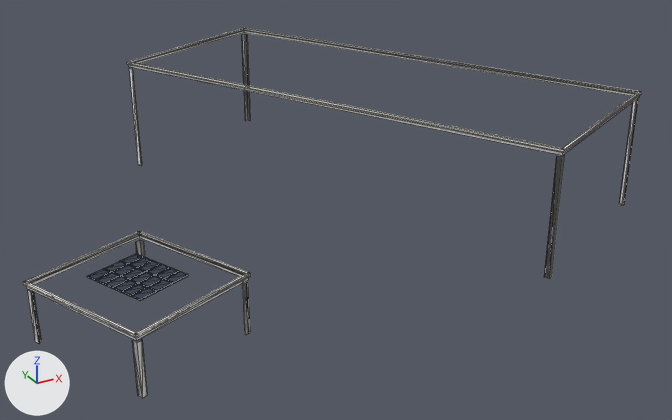
The glTF model public/tiles/trajouce/d_0_5.glb: old version first, new version second.
One viewpoint serves both versions: a 50 mm camera at (-20370.6, 4118.9, 188.3) aimed at (-20324.1, 4203.5, 146.0). Lighting does not change. The marker at lower left points along +X, +Y and +Z. The picture after the commit comes second. Mesh edges are drawn as thin lines. Where no turn or scale is listed for an object, it has been applied to the vertices. Vertices at exactly the same position are counted once.

Objects in the first picture: 'detail'.
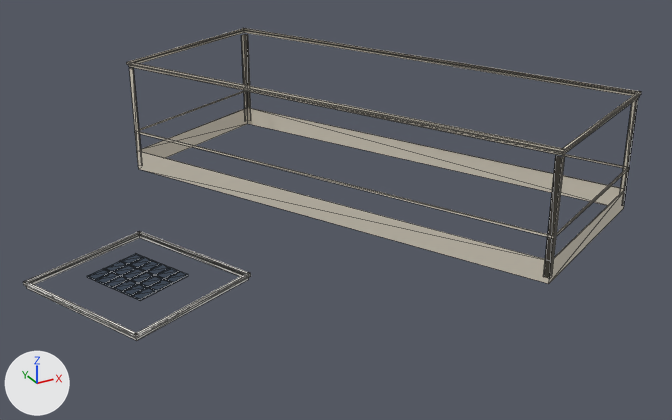
Where the newer file only moved an object's origin or applied its transform, the numbers keep the older frame.

The change, as a diff of the scene's bpy script:
```diff
--- a/public/tiles/trajouce/d_0_5.glb.py
+++ b/public/tiles/trajouce/d_0_5.glb.py
@@ me_detail @@
 # used by ob_detail; location = (-20327.27, 4208.43, 152.66)
 # verts and faces of me_detail; kept vertices keep their numbers, new ones are numbered from 330
 # before: 15 (7.1, 29.3, -6.7) at pixel (245, 120), 16 (7.1, 29.3, 5.9) at pixel (241, 34), 18 (7.2, 29.3, -6.7) at pixel (245, 120), 19 (7.2, 29.3, 5.9) at pixel (242, 34), 21 (-11.5, 19.9, -6.7) at pixel (141, 163)
 # before: 22 (-11.5, 19.9, 5.9) at pixel (132, 67), 24 (-11.5, 19.8, -6.7) at pixel (141, 163), 25 (-11.5, 19.8, 5.9) at pixel (132, 67), 43 (-11.7, 19.1, -6.7) at pixel (141, 165), 44 (-11.7, 19.1, 5.9) at pixel (132, 69)
 # before: 45 (-11.6, 19.2, -6.7) at pixel (141, 165), 46 (-11.6, 19.2, 5.9) at pixel (132, 68), 90 (7.9, 29.1, -6.7) at pixel (250, 120), 91 (7.9, 29.1, 5.9) at pixel (247, 34), 92 (7.8, 29.1, -6.7) at pixel (250, 120)
 # before: 93 (7.8, 29.1, 5.9) at pixel (246, 34)
 # before: 48 (13.0, -29.0, -6.7) at pixel (544, 277), 49 (13.0, -29.0, 5.9) at pixel (556, 155), 51 (13.1, -28.9, -6.7) at pixel (544, 276), 52 (13.1, -28.9, 5.9) at pixel (556, 155), 62 (13.7, -29.2, -6.7) at pixel (551, 276)
 # before: 63 (13.7, -29.2, 5.9) at pixel (564, 155), 64 (13.7, -29.1, -6.7) at pixel (550, 276), 65 (13.7, -29.1, 5.9) at pixel (563, 155), 67 (32.4, -19.7, -6.7) at pixel (622, 205), 68 (32.4, -19.7, 5.9) at pixel (636, 99)
 # before: 70 (32.3, -19.6, -6.7) at pixel (621, 205), 71 (32.3, -19.6, 5.9) at pixel (636, 99), 86 (32.6, -19.0, -6.7) at pixel (619, 203), 87 (32.6, -19.0, 5.9), 88 (32.5, -19.0, -6.7) at pixel (619, 203)
 # before: 89 (32.5, -19.0, 5.9)
-me_detail.from_pydata(...)  # 330 vertices, 324 faces; spans x -33.1..33.1, y -29.8..29.8, z -6.7..6.7
+me_detail.from_pydata(...)  # 322 vertices, 324 faces; spans x -33.1..33.1, y -29.8..29.8, z -7.3..6.7
+# me_detail part 1: a new loose piece of 18 vertices spanning x -11.9..32.8, y -29.4..29.6, z -7.3..-4.8, in mat_detail
+# me_detail part 2: a new loose piece of 18 vertices spanning x -12.0..32.9, y -29.5..29.6, z -2.4..-2.1, in mat_detail
+# me_detail part 3: 6 loose pieces with 44 vertices, spanning x -32.8..-16.2, y -29.6..-12.4, z -6.6..-1.7, are deleted
+# me_detail part 4
+for i in [15, 16, 43, 44]: verts[i] += (0.0, 0.0, 0.0)
+for i in [21, 22, 24, 25]: verts[i] += (0.1, 0.0, 0.0)
+for i in [45, 46, *range(90, 94)]: verts[i] += (0.0, -0.1, 0.0)
+verts[18] = (7.1, 29.2, -6.7)  # moved, pixel (245, 121)
+verts[19] = (7.1, 29.2, 5.9)  # moved, pixel (241, 35)
+# me_detail part 5
+for i in [48, 49, 86, 87]: verts[i] += (0.0, 0.1, 0.0)
+for i in [51, 52, 88, 89]: verts[i] += (0.0, 0.0, 0.0)
+for i in [*range(62, 66)]: verts[i] += (0.1, 0.0, 0.0)
+for i in [67, 68, 70, 71]: verts[i] += (-0.1, -0.1, 0.0)
+# me_detail part 6: 72 kept faces spanning x -12.2..33.1, y -29.7..29.8, z -6.7..6.7 get new vertex colours; the middle colour goes from white #eeece6 to pale yellow #d8d0c0
+# other edits to the shape of me_detail do not show in these pictures
 me_detail.materials.append(mat_detail)
```

Boxes [x1, y1, x2, y2] around the edits, measured in the pictures (672 x 420 px; the box of a moved part takes in the faces that stretch with it):
'detail', reshaped (15% shorter): before [23, 28, 641, 398]; after [23, 28, 641, 341]
part 1 of me_detail, added: after [138, 107, 624, 284]
part 2 of me_detail, added: after [135, 90, 629, 238]
part 3 of me_detail, deleted: before [28, 240, 250, 398]
part 4 of me_detail, moved or reshaped: before [129, 34, 251, 165]; after [129, 34, 251, 166]
part 5 of me_detail, moved or reshaped: before [544, 99, 638, 279]; after [543, 99, 638, 279]
part 6 of me_detail, recoloured: [127, 28, 641, 279] in both
